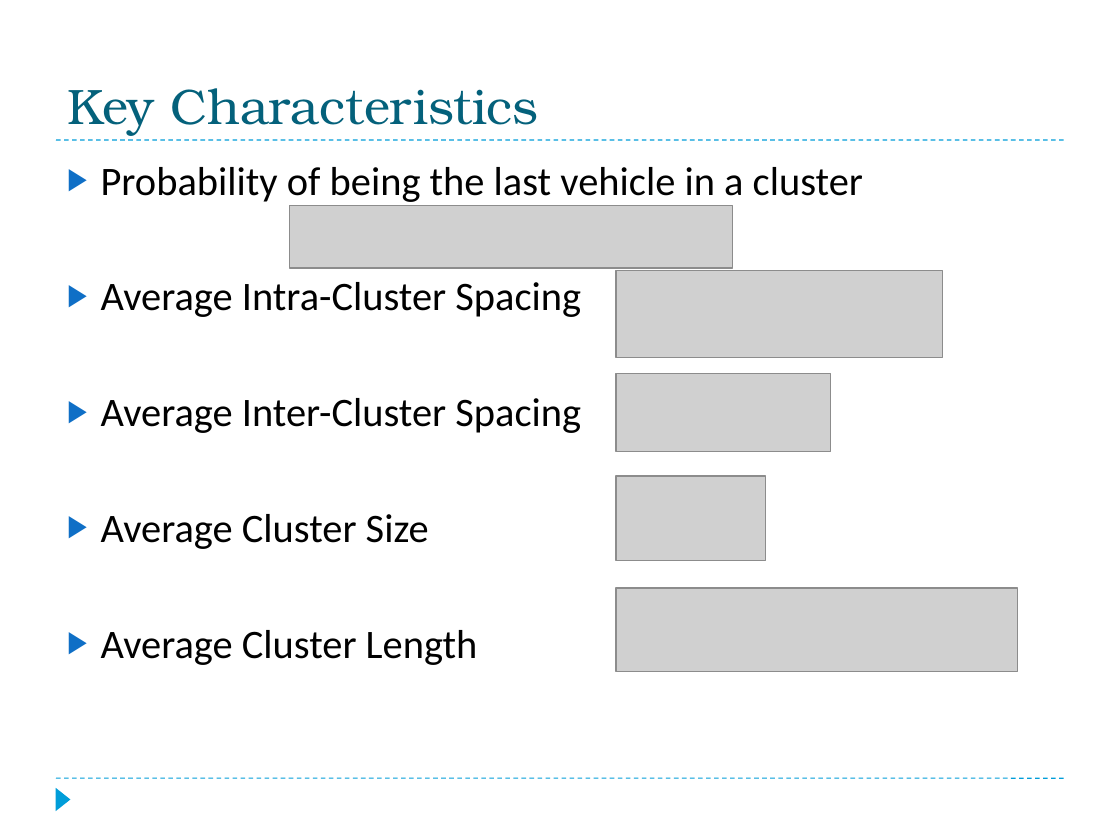
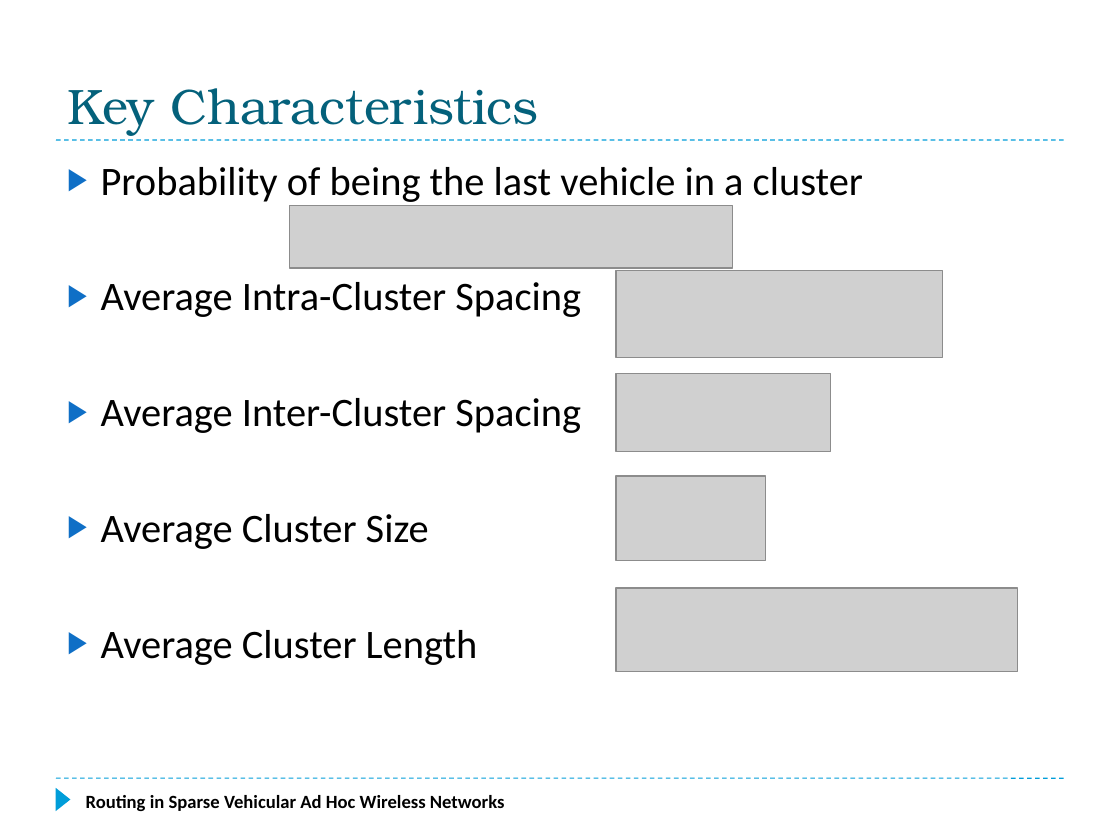
Before and after one commit to f33losopher/EEMaster_VANET, a slide deck: slide 14 of VANET_Felix.pptx. Drawn at 1120x840 pixels with LibreOffice and Linux fonts; fonts in the diff are those of the drawing; grey boxes stand for pictures. Boxes give left, top, right and bottom in pixels: in the first picture for what was removed or moved away, otherwise in the second. Text is boxed around its words. In the diff, an @@ line names an element or a change of style, - is before the commit and + after.

```diff
--- a/VANET_Felix.pptx
+++ b/VANET_Felix.pptx
@@ text added at (86, 795, 505, 811), 12 pt, text #000000, bold @@
+Routing in Sparse Vehicular Ad Hoc Wireless Networks
```
Also in this commit, not shown: 2 other slides changed, 3 slides added, 3 slides removed, 2 other files.
